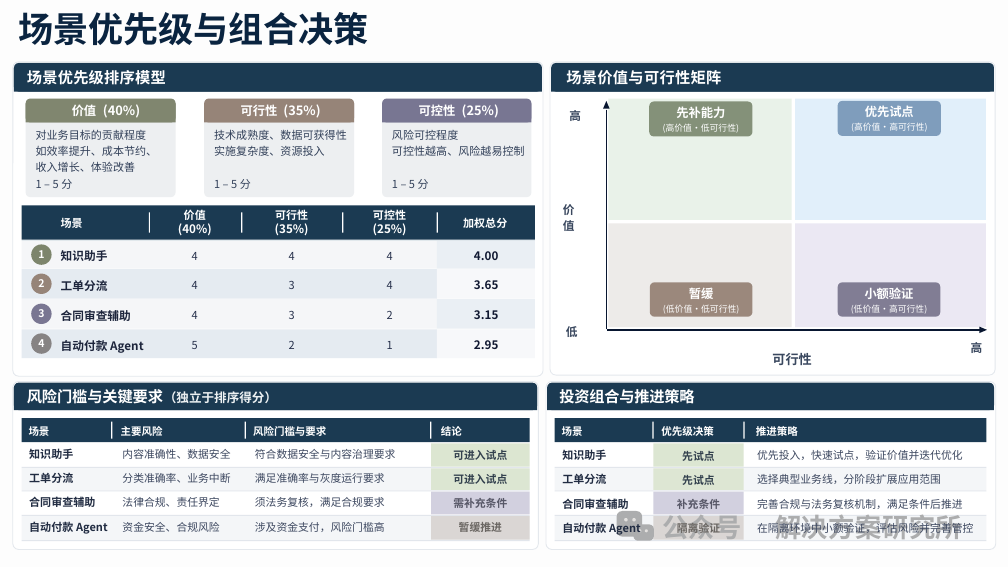
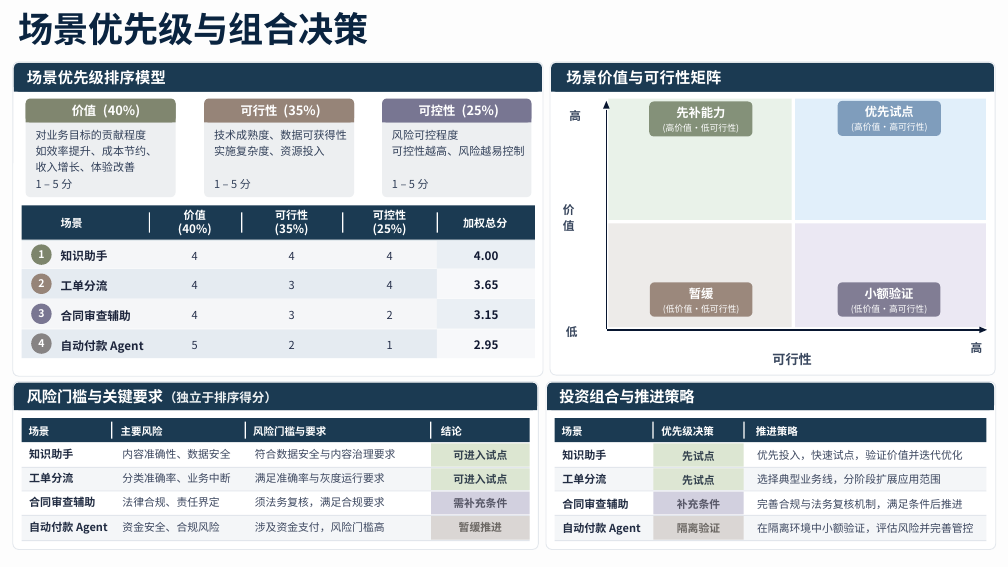
Before and after one commit to dongf9527/snap2edit, a slide deck: slide 1 of docs/CASE-008-场景优先级/场景优先级复刻.pptx. Drawn at 1008x567 pixels with LibreOffice and Linux fonts; fonts in the diff are those of the drawing. Boxes give left, top, right and bottom in pixels: in the first picture for what was removed or moved away, otherwise in the second. Text is boxed around its words. In the diff, an @@ line names an element or a change of style, - is before the commit and + after.

Commit message:
docs(cases): CASE-008 v2 迭代——移除页面右下角水印（logo+公众号+解决方案研究所），双交付物重建，终检新增 2 条无水印断言 17/17

```diff
--- a/docs/CASE-008-场景优先级/场景优先级复刻.pptx
+++ b/docs/CASE-008-场景优先级/场景优先级复刻.pptx
@@ rounded rectangle removed at (617, 511, 643, 537) @@
@@ ellipse removed at (625, 518, 628, 522) @@
@@ ellipse removed at (632, 518, 636, 522) @@
@@ rounded rectangle removed at (634, 525, 654, 541) @@
@@ ellipse removed at (638, 529, 641, 532) @@
@@ ellipse removed at (645, 529, 648, 532) @@
@@ text removed at (663, 522, 742, 544) @@
-公众号
@@ text removed at (775, 515, 962, 539) @@
-解决方案研究所
```
Also in this commit, not shown: 15 other files.
